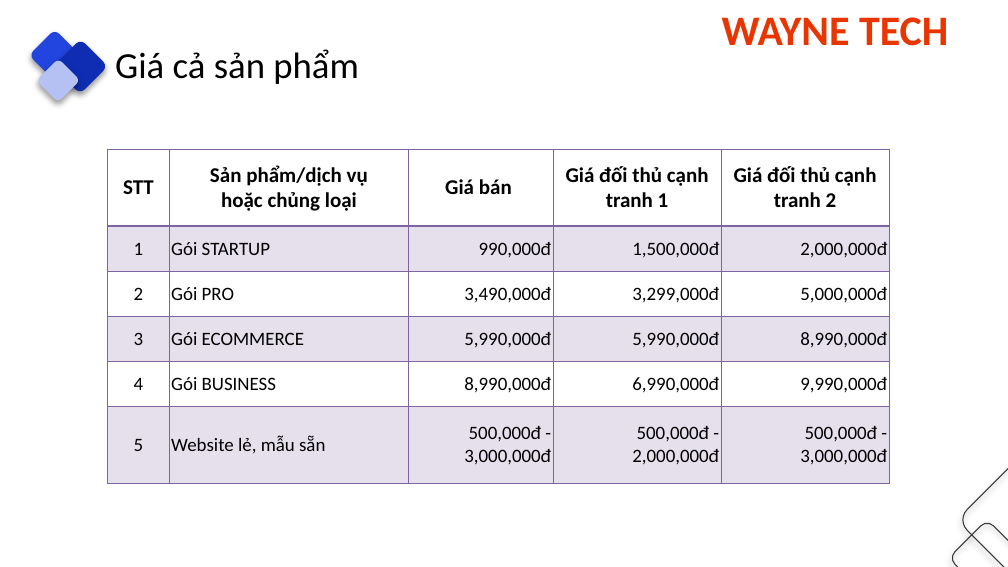
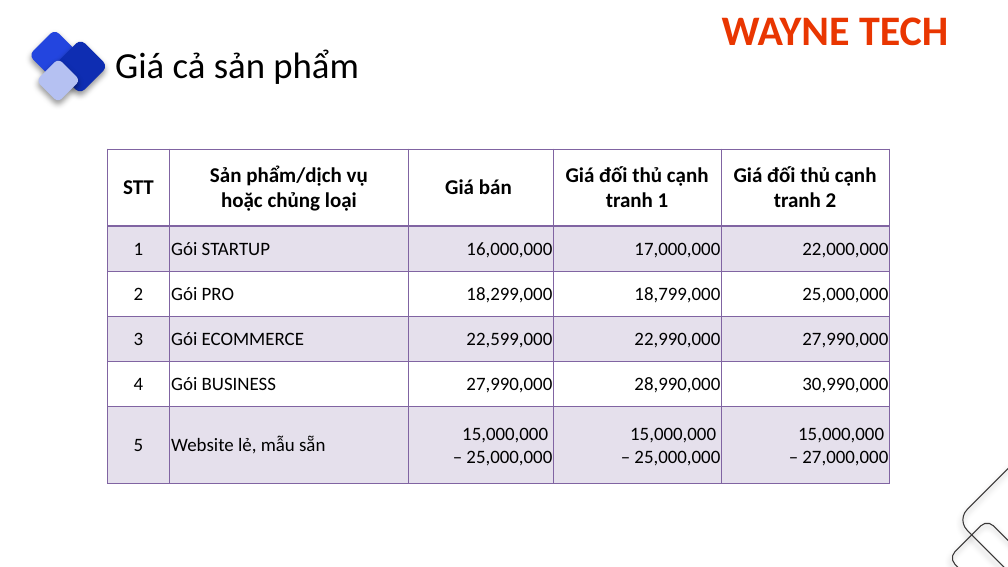
Before and after one commit to danglaiacc/kn, a slide deck: slide 31 of ppt/index.pptx. Drawn at 1008x567 pixels with LibreOffice and Linux fonts; fonts in the diff are those of the drawing. Boxes give left, top, right and bottom in pixels: in the first picture for what was removed or moved away, otherwise in the second. Text is boxed around its words. In the diff, an @@ line names an element or a change of style, - is before the commit and + after.

```diff
--- a/ppt/index.pptx
+++ b/ppt/index.pptx
@@ table at box(107, 149, 889, 483) @@
-row 2: 1 | Gói STARTUP | 990,000đ | 1,500,000đ | 2,000,000đ
+row 2: 1 | Gói STARTUP | 16,000,000 | 17,000,000 | 22,000,000
-row 3: 2 | Gói PRO | 3,490,000đ | 3,299,000đ | 5,000,000đ
+row 3: 2 | Gói PRO | 18,299,000 | 18,799,000 | 25,000,000
-row 4: 3 | Gói ECOMMERCE | 5,990,000đ | 5,990,000đ | 8,990,000đ
+row 4: 3 | Gói ECOMMERCE | 22,599,000 | 22,990,000 | 27,990,000
-row 5: 4 | Gói BUSINESS | 8,990,000đ | 6,990,000đ | 9,990,000đ
+row 5: 4 | Gói BUSINESS | 27,990,000 | 28,990,000 | 30,990,000
-row 6: 5 | Website lẻ, mẫu sẵn | 500,000đ - 3,000,000đ | 500,000đ - 2,000,000đ | 500,000đ - 3,000,000đ
+row 6: 5 | Website lẻ, mẫu sẵn | 15,000,000 / – 25,000,000 | 15,000,000 / – 25,000,000 | 15,000,000 / – 27,000,000
```
Also in this commit, not shown: 3 other slides changed, 9 slides added, 7 other files.
